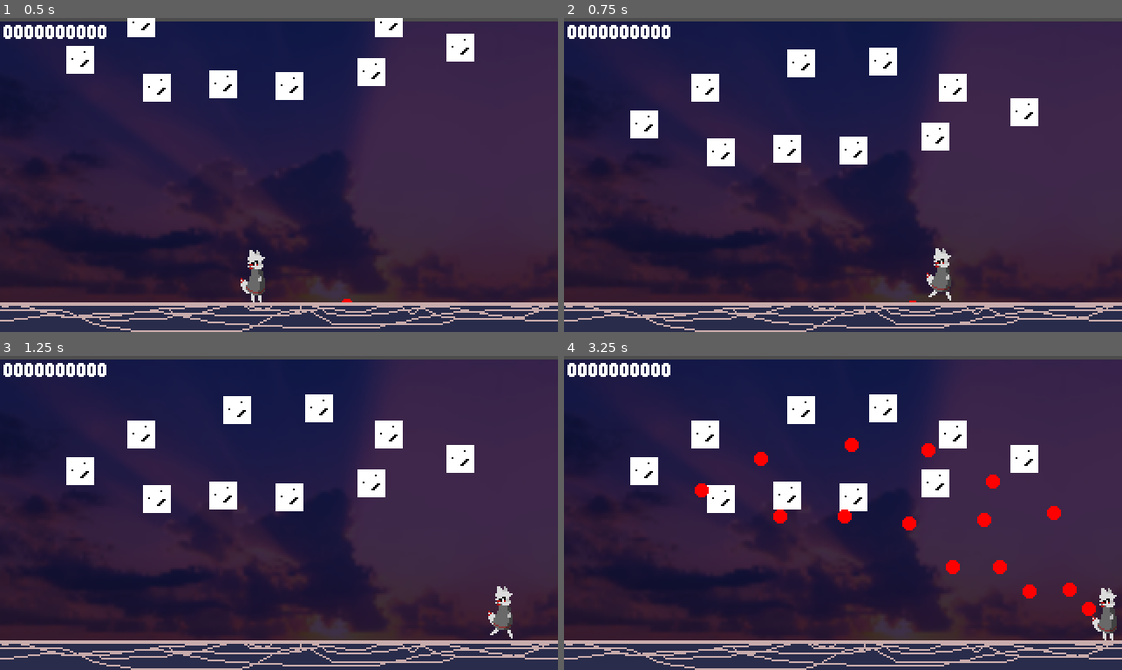
Above: before the commit, frames 1-4 (two rows, left to right).
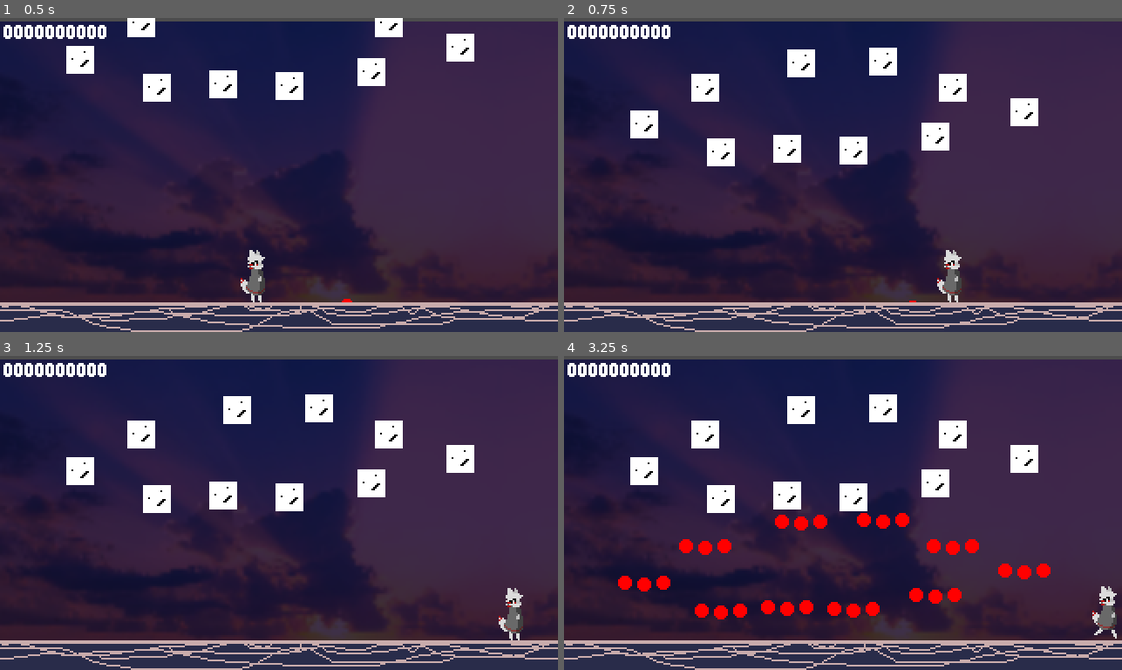
Above: after the commit, the same moments.

Repository: RaineXael/BulletLane
Game: Godot game, scene res://master_scene.tscn
The game is run twice, just before and just after one commit, with the same random seed, the same clock (stepped at 60 frames per second) and the same inputs.
Inputs (mouse positions are in pixels of both pictures, inside the frame that each line leads up to):
- Up to frame 1 (0.5 s): no input
- Up to frame 2 (0.75 s): move the mouse to (965, 159) at 0.52 s; hold D (right) from 0.53 s (still down); hold Right mouse button (dodge) from 0.53 s (still down)
- Up to frame 3 (1.25 s): keep holding D (right); keep holding Right mouse button (dodge)
- Up to frame 4 (3.25 s): move the mouse to (731, 528) at 1.27 s; release Right mouse button (dodge) at 1.28 s; click (731, 528) at 1.35 s; move the mouse to (898, 443) at 2.02 s; release D (right) at 2.03 s; hold A (left) 2.03-2.78 s; hold Shift (focus) 2.03-2.78 s; move the mouse to (815, 575) at 2.77 s; hold D (right) from 2.78 s (still down); right-click (815, 575) at 2.85 s

Frame 1 is identical in both runs. In frame 2, 0.7% of the frame differs, in the area x 65-72%, y 73-91%; in frame 3, 0.7%; in frame 4, 4.1%, in the area x 9-100%, y 26-91%.

Commit message:
re-add gitignore

Diff:
--- a/prefabs/player/enemy.tscn
+++ b/prefabs/player/enemy.tscn
@@ -39,12 +39,13 @@
 
 [node name="AttackPattern" type="Node" parent="AttackPatternManager"]
 script = ExtResource("4_5d20e")
+time_until_next_attack = 0.8
 loop_count = 3
 metadata/_custom_type_script = "uid://teyuofvdnxxw"
 
 [node name="RegularBulletAttack" type="Node" parent="AttackPatternManager/AttackPattern"]
 script = ExtResource("5_ao2et")
-angle = 82.0
+angle = 80.0
 metadata/_custom_type_script = "uid://dt7gmivq44k88"
 
 [node name="RegularBulletAttack2" type="Node" parent="AttackPatternManager/AttackPattern"]
@@ -54,11 +55,12 @@
 
 [node name="RegularBulletAttack3" type="Node" parent="AttackPatternManager/AttackPattern"]
 script = ExtResource("5_ao2et")
-angle = 98.0
+angle = 100.0
 metadata/_custom_type_script = "uid://dt7gmivq44k88"
 
 [node name="AttackPattern2" type="Node" parent="AttackPatternManager"]
 script = ExtResource("4_5d20e")
+time_until_next_attack = 0.8
 metadata/_custom_type_script = "uid://teyuofvdnxxw"
 
 [node name="HomingBulletAttack" type="Node" parent="AttackPatternManager/AttackPattern2"]
--- a/prefabs/player/player.gd
+++ b/prefabs/player/player.gd
@@ -9,9 +9,9 @@
 const JUMP_VELOCITY = -400.0
 var lives = 3
 
-const DODGE_TIME = 0.1
+const DODGE_TIME = 0.18
 const DODGE_COOLDOWN = 1.0
-const DODGE_SPEED = 450.0
+const DODGE_SPEED = 380.0
 var prev_direction = 1.0
 
 @export var bullet_speed = 500.0
--- a/scripts/AttackPattern.gd
+++ b/scripts/AttackPattern.gd
@@ -41,6 +41,7 @@
 	print('the time, is , out, on the pa pap sap asp sap asp as')
 	#go to the next pattern
 	#timer.start()
+	current_loop_count -= 1
 	if current_loop_count == 0:
 		on_pattern_complete.emit()
 	else:
--- a/scripts/AttackPatternManager.gd
+++ b/scripts/AttackPatternManager.gd
@@ -34,12 +34,11 @@
 
 func on_timer_runout():
 	print('the time, is , out,')
-	#go to the next pattern
+	#go to the next patternd
+	patterns[current_pattern].enter_attack()
 	current_pattern += 1
 	if current_pattern > patterns.size() - 1:
 		current_pattern = 0
-	patterns[current_pattern].enter_attack()
-
 func on_pattern_complete():
-	timer.time = patterns[current_pattern].time_until_next_attack
+	timer.wait_time = patterns[current_pattern].time_until_next_attack
 	timer.start()
Not shown, added: .gitignore
